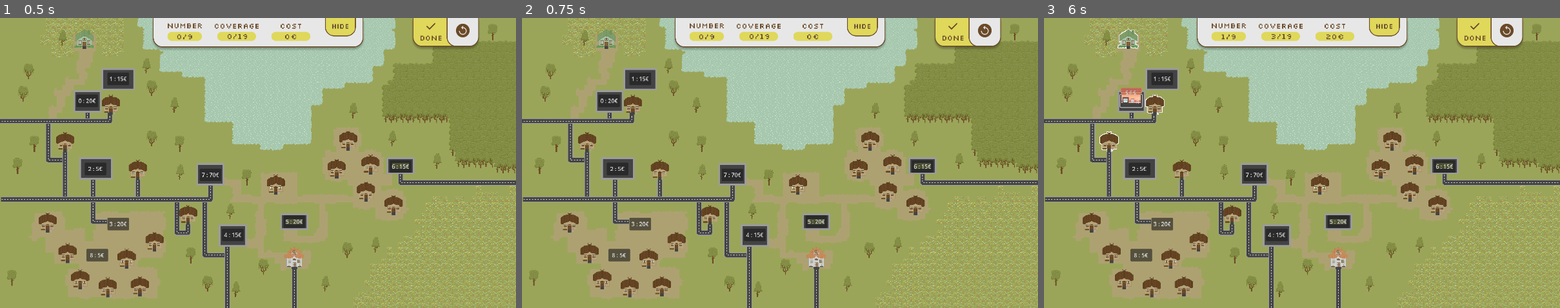
Above: before the commit, frames 1-3 (left to right).
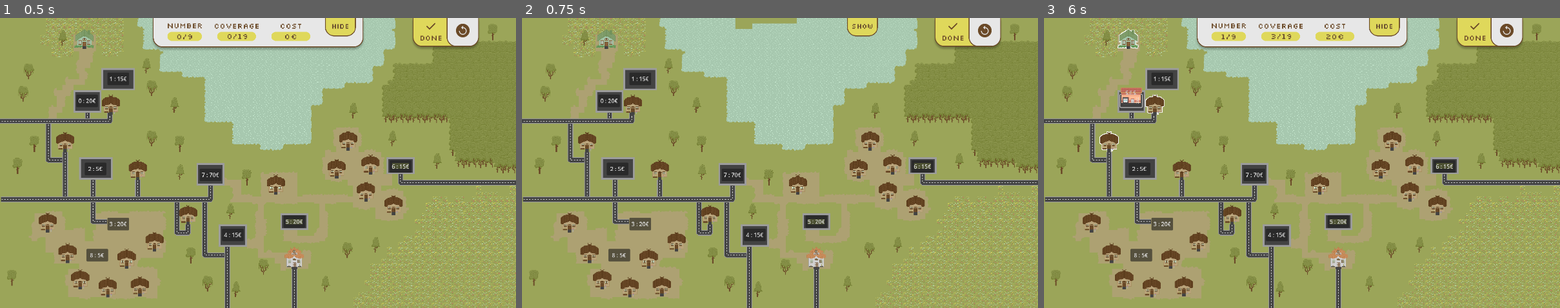
Above: after the commit, the same moments.

Repository: trang-ngn/SOS-Game
Game: Godot game, scene res://Scenes/Levels/level_1.tscn
The game is run twice, just before and just after one commit, with the same random seed, the same clock (stepped at 60 frames per second) and the same inputs. This scene is started directly instead of the project's main scene.
Inputs (mouse positions are in pixels of both pictures, inside the frame that each line leads up to):
- Up to frame 1 (0.5 s): no input
- Up to frame 2 (0.75 s): click "Hide" at 0.5 s
- Up to frame 3 (6 s): click "Hide" (after the commit: "Show") at 1.25 s; click (1472, 32) at 2 s; click (1472, 32) at 2.75 s; click (1508, 32) at 3.5 s; click (1508, 32) at 4.25 s; click (1508, 32) at 5 s; click "0 : 20€" at 5.75 s

Frame 1 is identical in both runs. In frame 2, 4.1% of the frame differs, in the area x 29-71%, y 0-11%; in frame 3, nothing differs.

Commit message:
fix: connect signal for buttons

Diff:
--- a/sos-game/Scenes/Levels/level_1.tscn
+++ b/sos-game/Scenes/Levels/level_1.tscn
@@ -1124,4 +1124,6 @@
 [connection signal="body_entered" from="Stations/S3/Radius" to="Stations/S3" method="_on_area_2d_body_entered"]
 [connection signal="body_shape_entered" from="Stations/S3/Radius" to="Stations/S3" method="_on_area_2d_body_shape_entered"]
 [connection signal="button_up" from="EndButton" to="." method="_on_button_button_up"]
+[connection signal="toggled" from="HideButton" to="." method="_on_hide_button_toggled"]
 [connection signal="pressed" from="DoneRestartContainer/DoneButton" to="." method="_on_done_button_pressed"]
+[connection signal="pressed" from="DoneRestartContainer/RestartButton" to="." method="_on_restart_button_pressed"]
